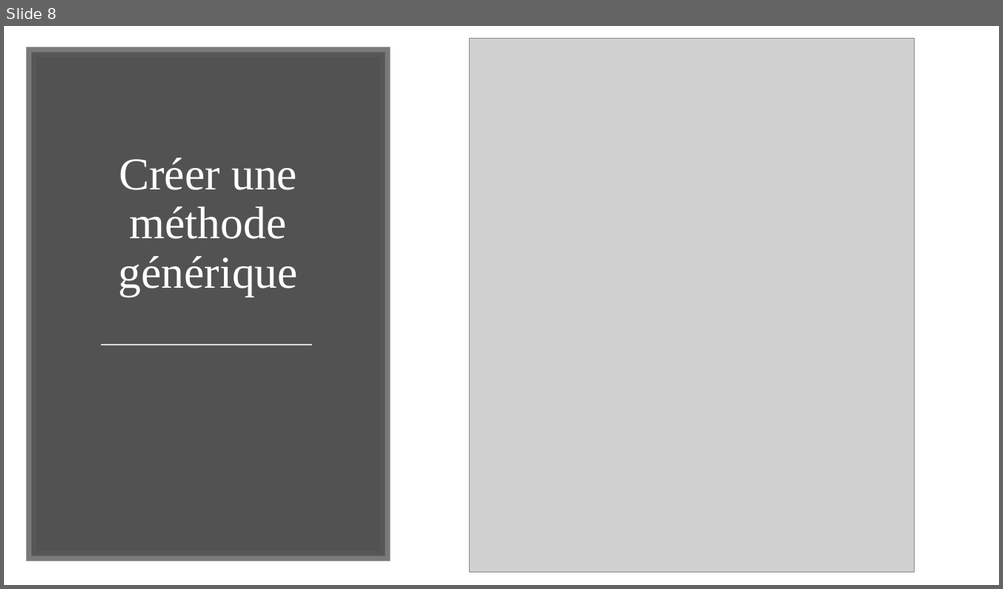
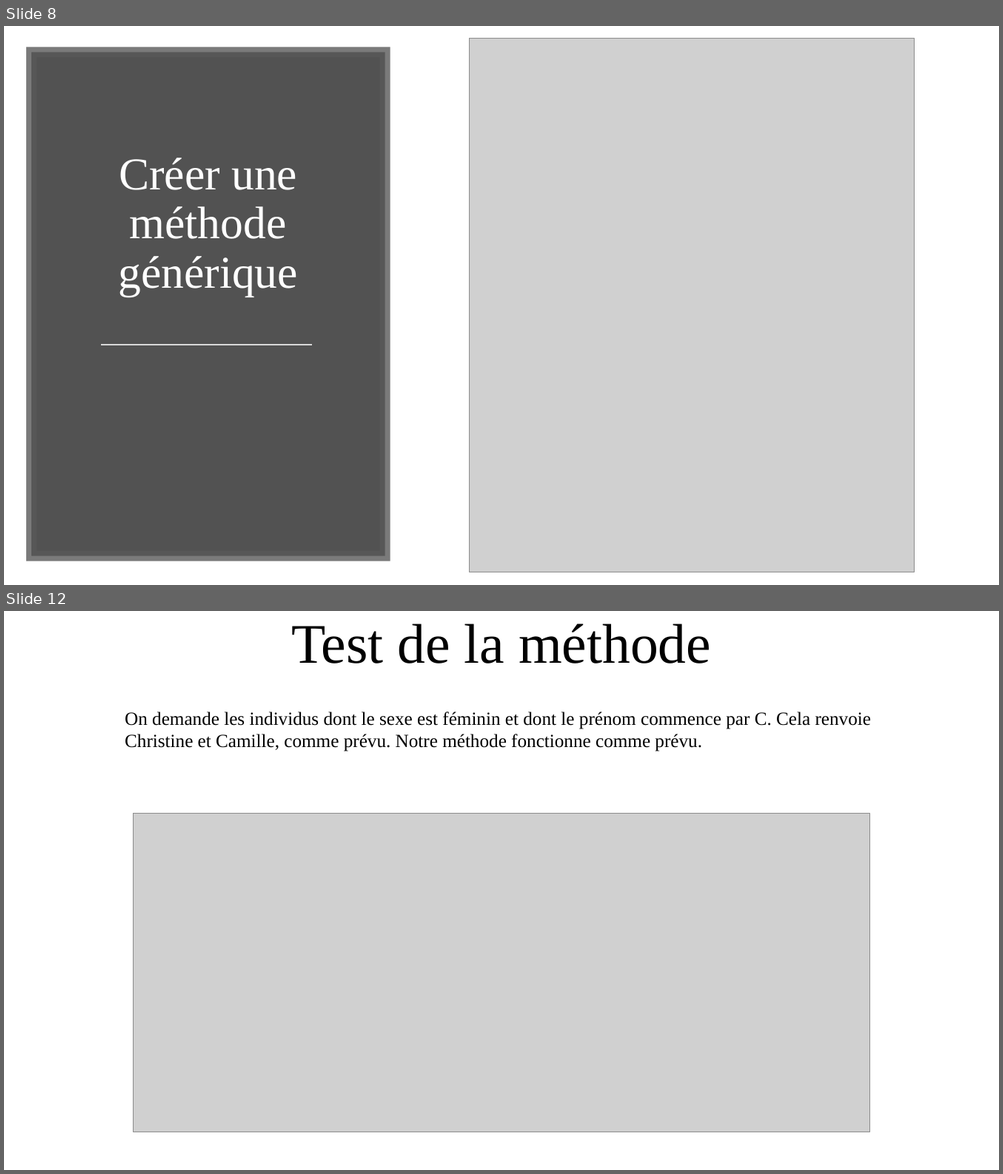
Before and after one commit to LucasDenele/CSharp2018-2019, a slide deck: ClasseC#.pptx. Shown one above the other, each under a label of ours: slide 8 before the commit, slides 8 and 12 after it; the slides between them are not shown. The pictures are 1003x589 and 1003x1174 pixels, drawn with LibreOffice and Linux fonts; fonts in the diff are those of the drawing; grey boxes stand for pictures. Boxes give left, top, right and bottom in pixels: in the first picture for what was removed or moved away, otherwise in the second. Text is boxed around its words. In the diff, an @@ line names an element or a change of style, - is before the commit and + after.

```diff
--- a/ClasseC#.pptx
+++ b/ClasseC#.pptx
@@ slide 12 added at box(4, 611, 999, 1170), background #FFFFFF @@
@@ text added at box(291, 624, 711, 664), 54 pt, text #000000 @@
+Test de la méthode
@@ text added at box(125, 712, 871, 752), 18 pt, text #000000 @@
+On demande les individus dont le sexe est féminin et dont le prénom commence par C. Cela renvoie Christine et Camille, comme prévu. Notre méthode fonctionne comme prévu.
@@ picture added at box(133, 814, 869, 1133) @@
```
Also in this commit, not shown: 2 slides changed, 2 other slides added.
